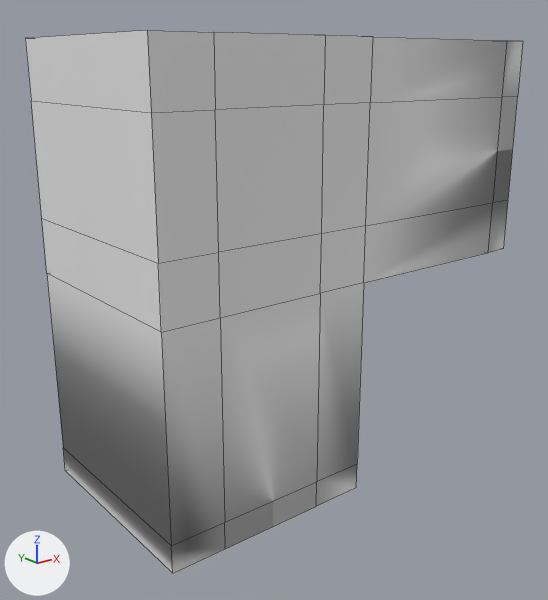
What one commit did to the FBX model SferoTestVR/Assets/Art/Models/Corridors/Corridor_2U_Left.fbx.
Before and after are seen from a 50 mm lens placed at (-78.1, -17.7, 15.2), pointed at (-60.7, 4.0, 6.6). Every picture has the same lights, and +X, +Y and +Z are marked at lower left. Mesh edges are drawn as thin lines.

In view in the first picture: 'Corridor 2U Left'.
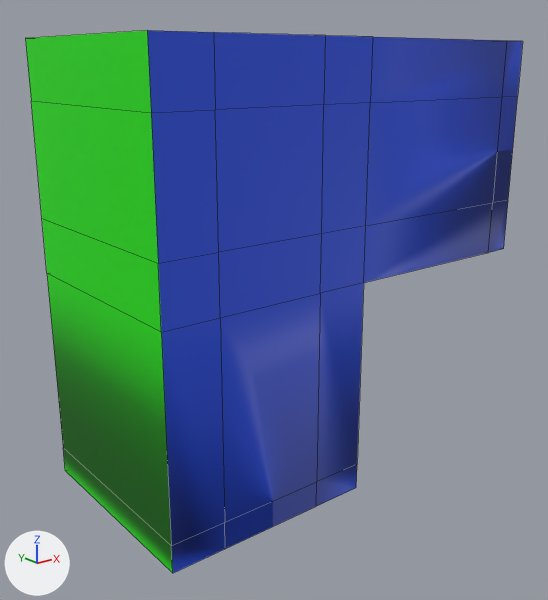
What changed in the scene script:
```text
Add mat_wall:
    mat_wall = principled_material('wall')
    mat_wall.base_color = (0.0123, 0.8, 0.0)  # green #1de700
Add mat_ceiling:
    mat_ceiling = principled_material('ceiling')
    mat_ceiling.base_color = (0.8, 0.0, 0.00472)  # red #e7000f
Add mat_floor:
    mat_floor = principled_material('floor')
    mat_floor.base_color = (0.0226, 0.0857, 0.8)  # blue #2953e7
Change me_corridor_2u_left:
    where me_corridor_2u_left.from_pydata(...)  # 64 vertices, 68 faces; spans x -4.0..12.0, y 0.0..8.0, z 0.0..16.0
    used by ob_corridor_2u_left; location = (-64.0, 0.0, 0.0)
    me_corridor_2u_left part 1: all 21 faces centred in x -3.0..11.5, y 0.0, z 0.5..15.0 switch from no material to mat_floor (blue #2953e7)
    me_corridor_2u_left part 2: all 26 faces centred in x -4.0..12.0, y 4.0, z 0.0..16.0 switch from no material to mat_wall (green #1de700)
    add me_corridor_2u_left.materials.append(mat_ceiling)  # red #e7000f
```

Where the change shows, as pixel boxes (x1, y1, x2, y2) in the pictures (548 x 600 px):
part 1 of me_corridor_2u_left, recoloured (grey to blue): (147, 30, 523, 573) in both
part 2 of me_corridor_2u_left, recoloured (grey to green): (25, 30, 173, 573) in both
